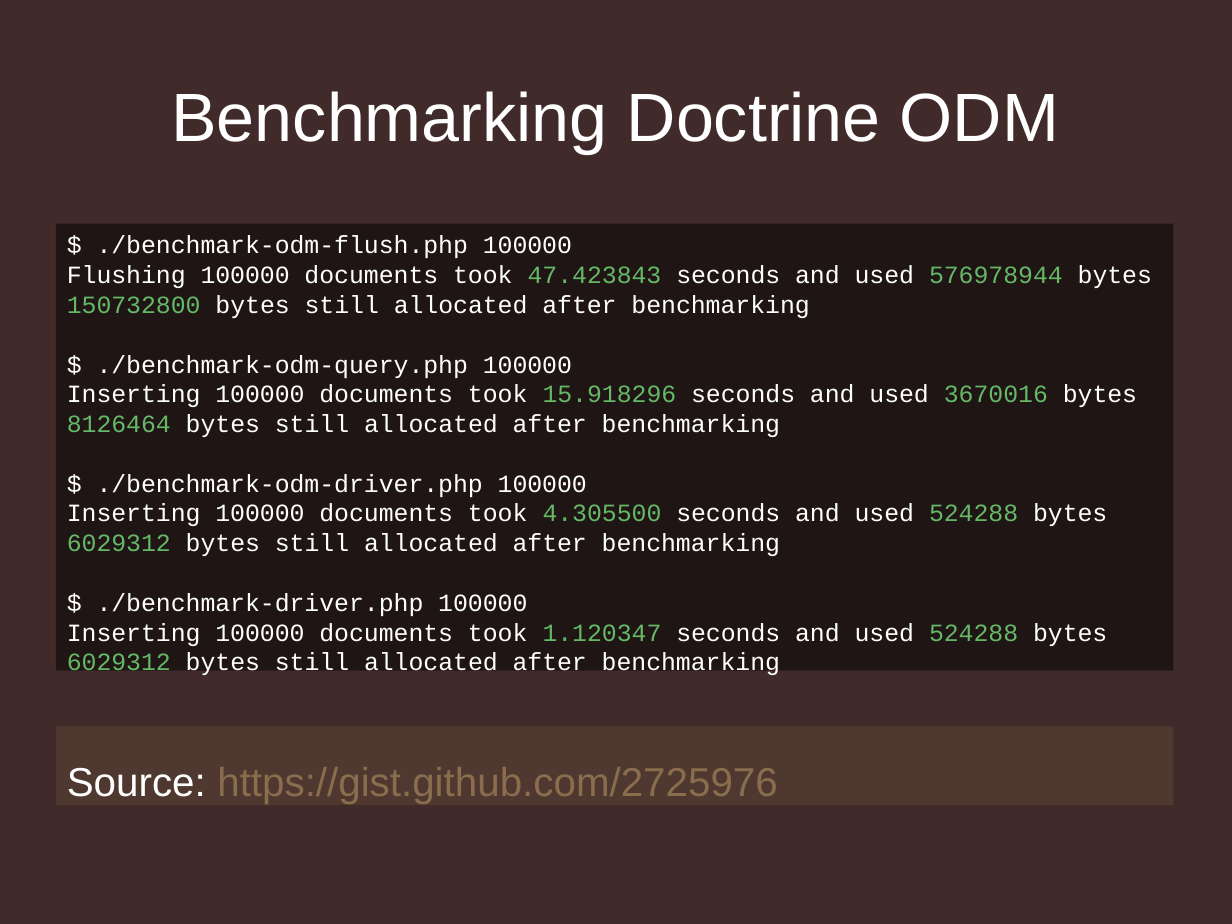
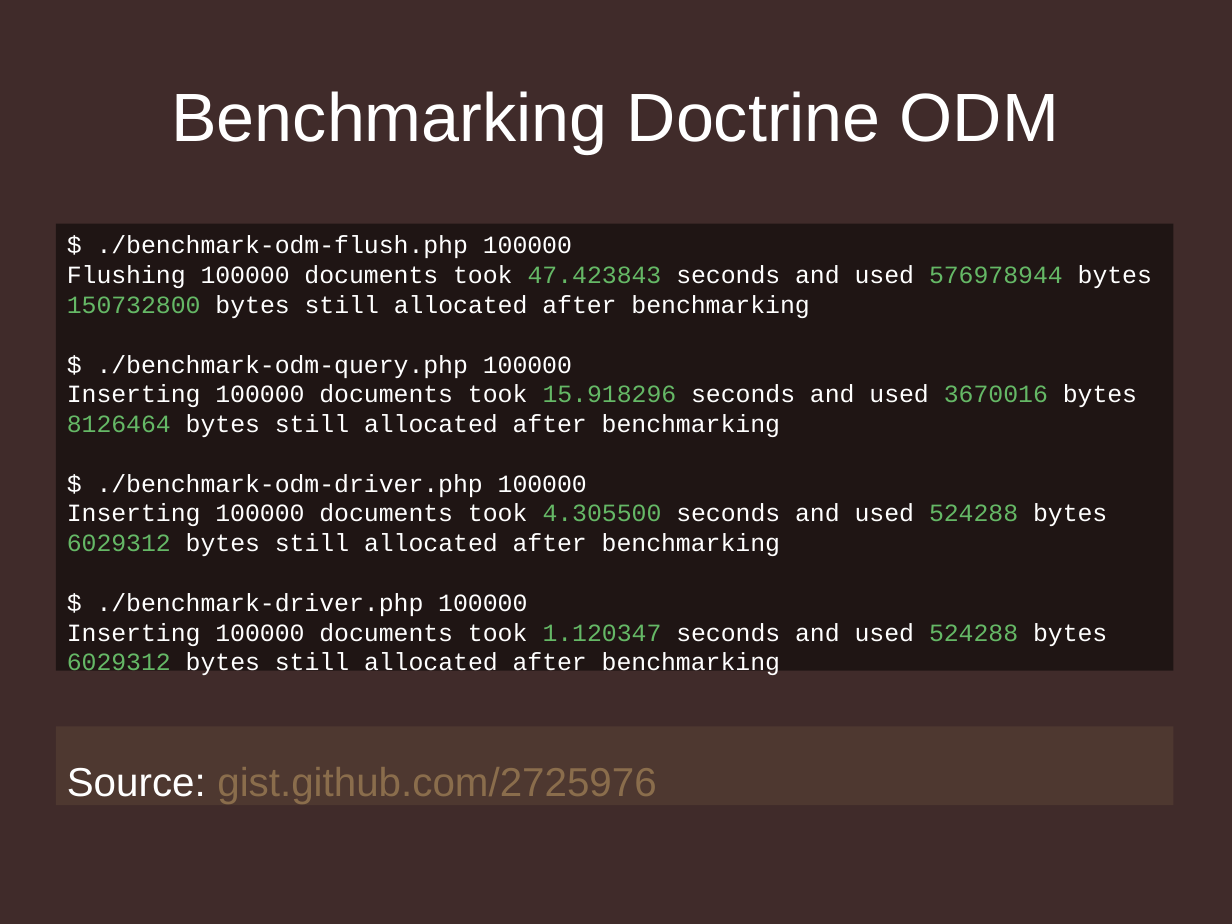
Before and after one commit to jmikola/slides, a slide deck: slide 45 of 20120607-symfony_live/mongodb/using_mongodb_responsibly.odp. Drawn at 1232x924 pixels with LibreOffice and Linux fonts; fonts in the diff are those of the drawing; background and template pictures are left out. Boxes give left, top, right and bottom in pixels: in the first picture for what was removed or moved away, otherwise in the second. Text is boxed around its words. In the diff, an @@ line names an element or a change of style, - is before the commit and + after.

```diff
--- a/20120607-symfony_live/mongodb/using_mongodb_responsibly.odp
+++ b/20120607-symfony_live/mongodb/using_mongodb_responsibly.odp
@@ text in rectangle at (67, 767, 656, 804): text changed @@
-Source: https://gist.github.com/2725976
+Source: gist.github.com/2725976
```
Also in this commit, not shown: 2 other slides changed, 2 slides added, 2 other files.
